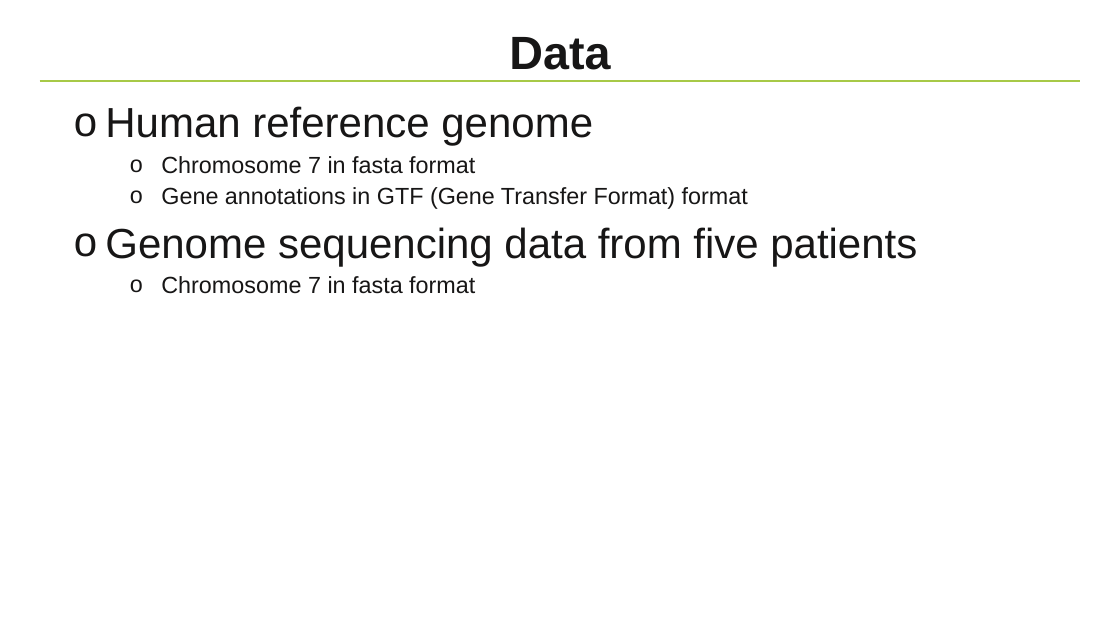
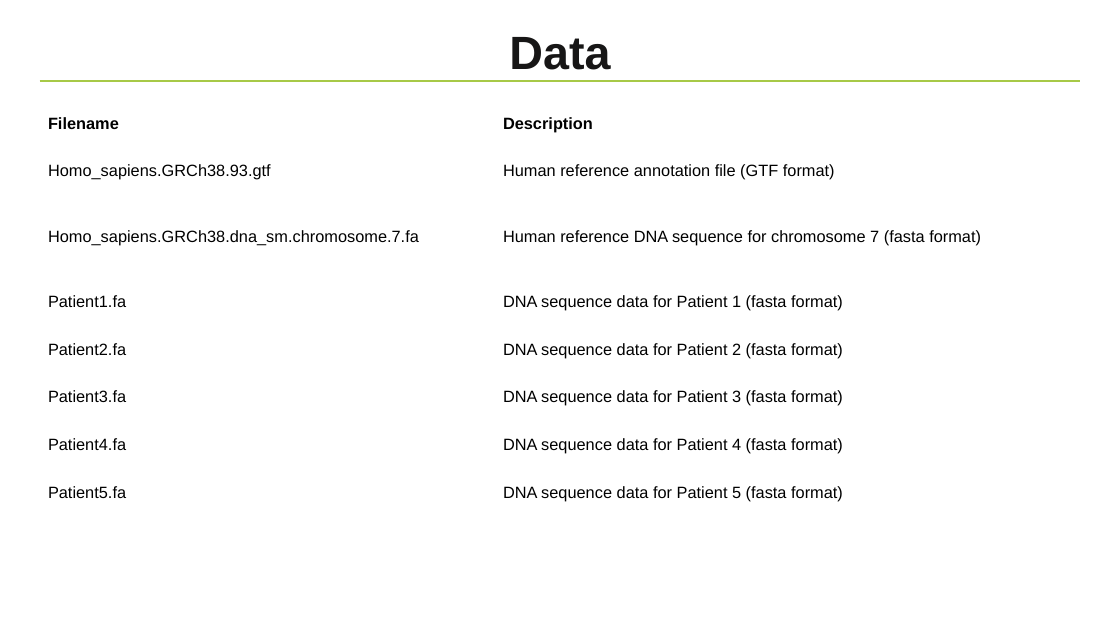
Before and after one commit to NBISweden/workshop-python, a slide deck: slide 7 of lectures/Project.pptx. Drawn at 1120x630 pixels with LibreOffice and Linux fonts; fonts in the diff are those of the drawing; background and template pictures are left out. Boxes give left, top, right and bottom in pixels: in the first picture for what was removed or moved away, otherwise in the second. Text is boxed around its words. In the diff, an @@ line names an element or a change of style, - is before the commit and + after.

```diff
--- a/lectures/Project.pptx
+++ b/lectures/Project.pptx
@@ table added at [39, 100, 1096, 517], 8 rows, 2 columns @@
+Filename | Description
+Homo_sapiens.GRCh38.93.gtf | Human reference annotation file (GTF format)
+Homo_sapiens.GRCh38.dna_sm.chromosome.7.fa | Human reference DNA sequence for chromosome 7 (fasta format)
+Patient1.fa | DNA sequence data for Patient 1 (fasta format)
+Patient2.fa | DNA sequence data for Patient 2 (fasta format)
+Patient3.fa | DNA sequence data for Patient 3 (fasta format)
+Patient4.fa | DNA sequence data for Patient 4 (fasta format)
+Patient5.fa | DNA sequence data for Patient 5 (fasta format)
@@ text removed at [105, 106, 917, 294] @@
-o Human reference genome
-  o Chromosome 7 in fasta format
-  o Gene annotations in GTF (Gene Transfer Format) format
-o Genome sequencing data from five patients
-  o Chromosome 7 in fasta format
```
Also in this commit, not shown: 2 other slides changed, 1 other file.
